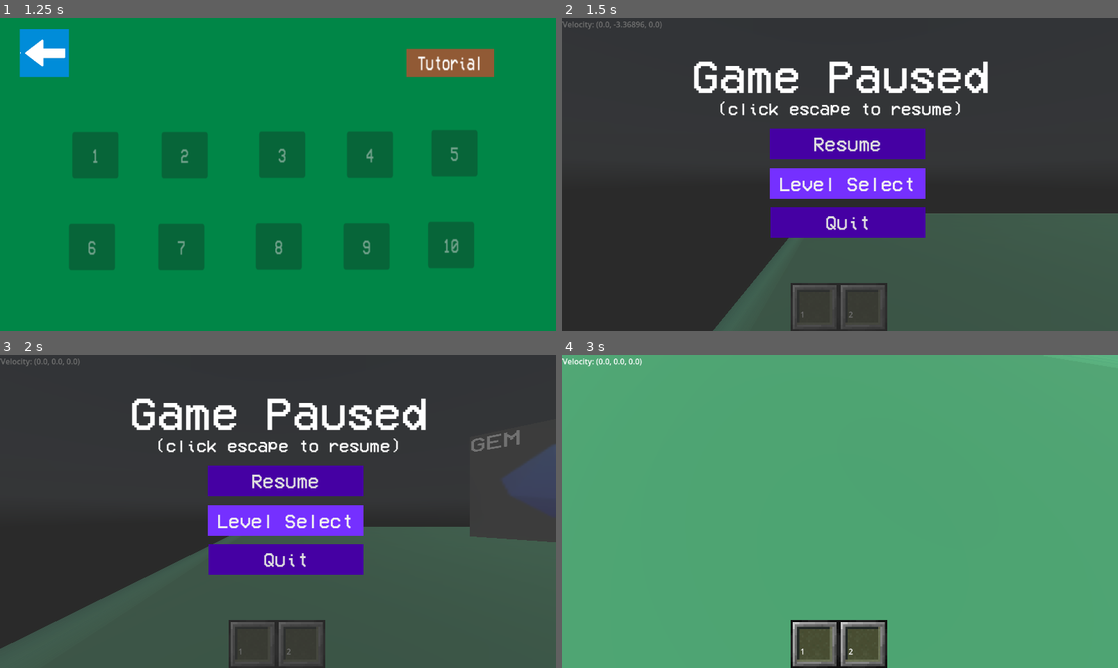
Above: before the commit, frames 1-4 (two rows, left to right).
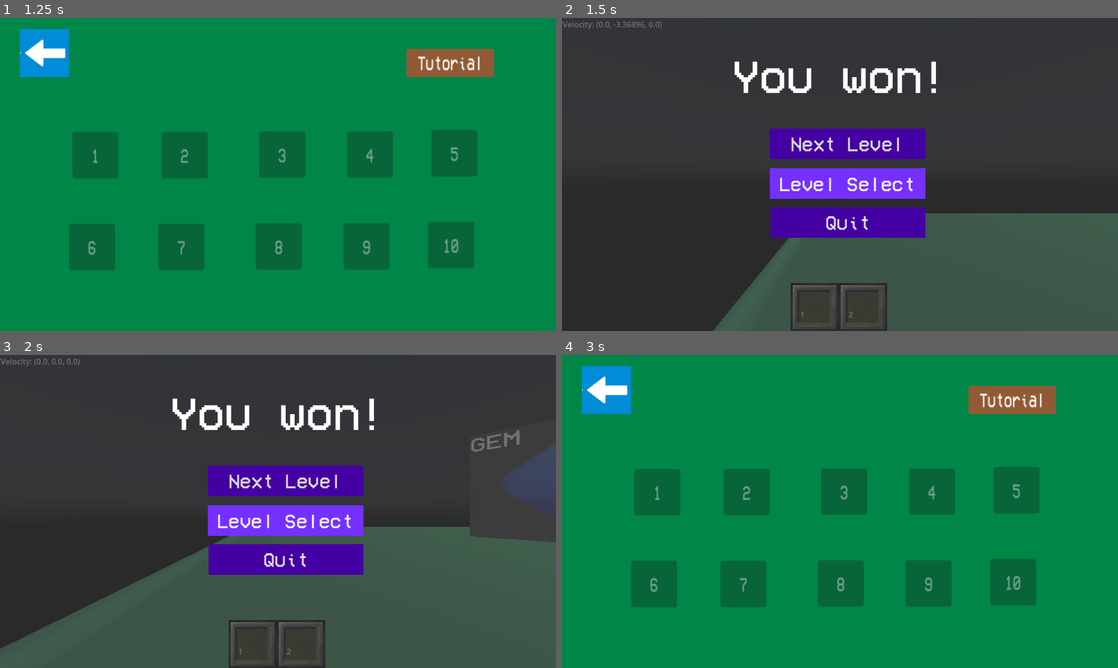
Above: after the commit, the same moments.

Repository: fowrr/ninja-game
Game: Godot game, scene res://main_scene.tscn
Same seed, same stepped clock (60 frames per second), same inputs: the game is played once before the commit and once after it. A sky picture missing from this copy of the repository is replaced by a grey-blue gradient.
Inputs (mouse positions are in pixels of both pictures, inside the frame that each line leads up to):
- Up to frame 1 (1.25 s): click "Level Select" at 0.5 s
- Up to frame 2 (1.5 s): click "Tutorial" at 1.25 s
- Up to frame 3 (2 s): no input
- Up to frame 4 (3 s): click "Resume" (after the commit: "Next Level") at 2 s; click (845, 520) at 2.75 s, where only the run after the commit has a clickable "Level Select"

Frame 1 is identical in both runs. In frame 2, 3.7% of the frame differs, in the area x 23-77%, y 13-43%; in frame 3, 3.7%; in frame 4, 100%, in the area x 0-100%, y 0-100%.
Error before the commit: Parse Error: Identifier "gem" not declared in the current scope. (res://gem_tutorial.gd:7)

Commit message:
win screen

Diff:
--- a/bean.gd
+++ b/bean.gd
@@ -38,10 +38,11 @@
 @onready var crosshair = $v/h/Camera3D/CanvasLayer/HBoxContainer/crosshair
 @onready var pausedScreen = $Control/pause
 @onready var dialogue = $Control/dialogueBox/dialogue
+@onready var winGUI = $Control/win
+@onready var winLabel = $Control/win/winLabel
 var plungerUse = 0
 var knifeUse = 0
 var paused = false
-var win = false
 # Called when the node enters the scene tree for the first time.
 func _ready():
 	crosshair.visible = false
@@ -87,11 +88,12 @@
 
 	if input == Vector2.ZERO and colliding == true:
 		max_speed = lerp(max_speed, 0.0, 0.1)
-	if Input.is_action_just_pressed("pause"):
-		if paused == true:
-			paused = false
-		elif paused == false:
-			paused = true
+	if Globals.win == false:
+		if Input.is_action_just_pressed("pause"):
+			if paused == true:
+				paused = false
+			elif paused == false:
+				paused = true
 
 	#To process my items and when i can use them and what not
 	if plungerUse == 0:
@@ -118,7 +120,9 @@
 		col()
 	elif knife.visible == true:
 		colK()
-
+	if Globals.win == true:
+		winGUI.visible = true
+		winLabel = "You passed" + str(Globals.level_passed) +("!")
 	#print(launchChain)
 	#print(rope_dir)
 
@@ -280,9 +284,3 @@
 
 func _on_resume_pressed():
 	paused = false
-
-
-
-func _on_body_entered(body):
-	if body.get_:
-		win = true
--- a/bean2.tscn
+++ b/bean2.tscn
@@ -98,6 +98,7 @@
 
 [node name="CanvasLayer" type="CanvasLayer" parent="v/h/Camera3D"]
 layer = 0
+visible = false
 
 [node name="HBoxContainer" type="HBoxContainer" parent="v/h/Camera3D/CanvasLayer"]
 anchors_preset = 8
@@ -121,6 +122,7 @@
 
 [node name="CanvasLayer2" type="CanvasLayer" parent="v/h/Camera3D"]
 layer = 0
+visible = false
 
 [node name="HBoxContainer" type="HBoxContainer" parent="v/h/Camera3D/CanvasLayer2"]
 anchors_preset = 8
@@ -153,6 +155,7 @@
 transform = Transform3D(1, 0, 0, 0, 1, 0, 0, 0, 1, 0.140992, 0.209254, 0)
 
 [node name="zoom" type="Control" parent="."]
+visible = false
 z_index = 6
 layout_mode = 3
 anchors_preset = 0
@@ -207,6 +210,7 @@
 script = ExtResource("1_sf2ci")
 
 [node name="pause" type="Control" parent="Control"]
+visible = false
 anchors_preset = 0
 offset_right = 40.0
 offset_bottom = 40.0
@@ -274,6 +278,88 @@
 script = ExtResource("11_1iu1m")
 
 [node name="Level" type="Button" parent="Control/pause"]
+z_index = 7
+z_as_relative = false
+material = SubResource("CanvasItemMaterial_ph5kl")
+layout_mode = 0
+offset_left = 428.704
+offset_top = 311.0
+offset_right = 751.704
+offset_bottom = 374.0
+theme_override_fonts/font = ExtResource("12_80owi")
+theme_override_font_sizes/font_size = 40
+theme_override_styles/normal = SubResource("StyleBoxFlat_y00lq")
+theme_override_styles/hover = SubResource("StyleBoxFlat_gargb")
+text = "Level Select"
+script = ExtResource("12_dkmfd")
+
+[node name="win" type="Control" parent="Control"]
+anchors_preset = 0
+offset_right = 40.0
+offset_bottom = 40.0
+
+[node name="ColorRect" type="ColorRect" parent="Control/win"]
+z_index = 3
+layout_mode = 0
+offset_right = 40.0
+offset_bottom = 40.0
+scale = Vector2(37.85, 74.75)
+color = Color(0.2, 0.2, 0.2, 0.698039)
+
+[node name="winLabel" type="Label" parent="Control/win"]
+z_index = 6
+layout_mode = 0
+offset_top = 74.3354
+offset_right = 1155.0
+offset_bottom = 162.335
+theme_override_fonts/font = ExtResource("12_80owi")
+theme_override_font_sizes/font_size = 96
+text = "You won!"
+horizontal_alignment = 1
+
+[node name="Label2" type="Label" parent="Control/win"]
+z_index = 6
+layout_mode = 0
+offset_left = -1.25989
+offset_top = 170.089
+offset_right = 1153.74
+offset_bottom = 258.089
+theme_override_fonts/font = ExtResource("12_80owi")
+theme_override_font_sizes/font_size = 36
+horizontal_alignment = 1
+
+[node name="Resume" type="Button" parent="Control/win"]
+z_index = 5
+z_as_relative = false
+material = SubResource("CanvasItemMaterial_ph5kl")
+layout_mode = 0
+offset_left = 430.0
+offset_top = 228.0
+offset_right = 752.0
+offset_bottom = 291.0
+theme_override_fonts/font = ExtResource("12_80owi")
+theme_override_font_sizes/font_size = 40
+theme_override_styles/normal = SubResource("StyleBoxFlat_y00lq")
+theme_override_styles/hover = SubResource("StyleBoxFlat_gargb")
+text = "Next Level"
+script = ExtResource("10_vqpbd")
+
+[node name="Quit" type="Button" parent="Control/win"]
+z_index = 5
+material = SubResource("CanvasItemMaterial_ph5kl")
+layout_mode = 0
+offset_left = 431.26
+offset_top = 390.53
+offset_right = 753.26
+offset_bottom = 453.53
+theme_override_fonts/font = ExtResource("12_80owi")
+theme_override_font_sizes/font_size = 40
+theme_override_styles/normal = SubResource("StyleBoxFlat_y00lq")
+theme_override_styles/hover = SubResource("StyleBoxFlat_gargb")
+text = "Quit"
+script = ExtResource("11_1iu1m")
+
+[node name="Level" type="Button" parent="Control/win"]
 z_index = 7
 z_as_relative = false
 material = SubResource("CanvasItemMaterial_ph5kl")
@@ -396,7 +482,6 @@
 [connection signal="Grapple1" from="." to="knifeController" method="_on_bean_grapple_1"]
 [connection signal="Knife1" from="." to="grappleController" method="_on_bean_knife_1"]
 [connection signal="Knife1" from="." to="knifeController" method="_on_bean_knife_1"]
-[connection signal="body_entered" from="." to="." method="_on_body_entered"]
 [connection signal="colF" from="." to="v/h/Camera3D/CanvasLayer/HBoxContainer/crosshair" method="_on_bean_col_f"]
 [connection signal="colF" from="." to="grappleController" method="_on_bean_col_f"]
 [connection signal="colT" from="." to="v/h/Camera3D/CanvasLayer/HBoxContainer/crosshair" method="_on_bean_col_t"]
@@ -404,6 +489,9 @@
 [connection signal="pressed" from="Control/pause/Resume" to="." method="_on_resume_pressed"]
 [connection signal="pressed" from="Control/pause/Quit" to="Control/pause/Quit" method="_on_pressed"]
 [connection signal="pressed" from="Control/pause/Level" to="Control/pause/Level" method="_on_pressed"]
+[connection signal="pressed" from="Control/win/Resume" to="." method="_on_resume_pressed"]
+[connection signal="pressed" from="Control/win/Quit" to="Control/win/Quit" method="_on_pressed"]
+[connection signal="pressed" from="Control/win/Level" to="Control/win/Level" method="_on_pressed"]
 [connection signal="launching" from="grappleController" to="." method="_on_grapple_controller_launching"]
 [connection signal="point" from="grappleController" to="." method="_on_grapple_controller_point"]
 [connection signal="retracted" from="grappleController" to="." method="_on_grapple_controller_retracted"]
--- a/gem_tutorial.gd
+++ b/gem_tutorial.gd
@@ -4,8 +4,15 @@
 # Called when the node enters the scene tree for the first time.
 func _ready():
 	pass # Replace with function body.
-	add_to_group(gem)
 
 # Called every frame. 'delta' is the elapsed time since the previous frame.
 func _process(delta):
 	pass
+
+
+func _on_body_entered(body):
+	if body.get_name() == "bean":
+		Globals.gem_0() #handles current level
+		#Globals.gem() #handles
+		Globals.win = true
+		queue_free()
--- a/globals.gd
+++ b/globals.gd
@@ -1,6 +1,9 @@
 extends Node
 
 @onready var current_level = 10
+@onready var level_passed = null
+
+var win = false
 # Called when the node enters the scene tree for the first time.
 func _ready():
 	pass
@@ -9,3 +12,6 @@
 # Called every frame. 'delta' is the elapsed time since the previous frame.
 func _process(delta):
 	pass
+
+func gem_0():
+	level_passed = 0
--- a/tutorial.tscn
+++ b/tutorial.tscn
@@ -162,10 +162,11 @@
 grow_vertical = 2
 theme_override_fonts/normal_font = ExtResource("8_ydvy0")
 theme_override_font_sizes/normal_font_size = 50
-text = "Welcome to Island Hopper. In this game, you must get gems that are located around various locations in each level."
+text = "Welcome to Island Hopper. In this game, you must get gems that are located around various locations in each level.
+SHIFT to sprint."
 
 [node name="SubViewport3" type="SubViewport" parent="."]
-size = Vector2i(1028, 1228)
+size = Vector2i(1400, 1050)
 
 [node name="Label" type="RichTextLabel" parent="SubViewport3"]
 clip_contents = false
@@ -180,9 +181,10 @@
 text = "[center]This is a grappler.  Grab it by walking into it.
 Use (W,S) or UP arrow and DOWN arrow keys to move while hooked.
 
-To hook, left-click on a GLOWING BLUE BOX. To unhook, let go of left-click.
+To hook, left-click on a GLOWING BLUE BOX. You must be in range of a GLOWING BLUE BOX to hook onto it. To unhook, let go of left-click.
 
 Keep holding down a key until you reach the peak of your swing before changing key direction. You can use your camera to swing aswell, just hold down your forward key and look around with your camera in the direction you want to go.
+
 Unhooking will also allow you to fling yourself.[/center]"
 
 [node name="SubViewport4" type="SubViewport" parent="."]
@@ -231,16 +233,16 @@
 size = Vector3(0.002, 9.14295, 4.95146)
 
 [node name="CSGBox3D5" type="Sprite3D" parent="."]
-transform = Transform3D(0.428289, 0, -0.903642, 0, 1, 0, 0.903642, 0, 0.428289, 10.9347, -1.27278, -10.3011)
-texture = SubResource("ViewportTexture_kixje")
+transform = Transform3D(0.428289, 0, -0.903642, 0, 1, 0, 0.903642, 0, 0.428289, 10.9347, -2.34854, -10.3011)
+texture = SubResource("ViewportTexture_6aw2c")
 
 [node name="CSGBox3D6" type="Sprite3D" parent="."]
 transform = Transform3D(-0.72818, 0, -0.685386, 0, 1, 0, 0.685386, 0, -0.72818, 10.9347, -3.61977, 11.0029)
-texture = SubResource("ViewportTexture_su27g")
+texture = SubResource("ViewportTexture_hkqxu")
 
 [node name="CSGBox3D7" type="Sprite3D" parent="."]
 transform = Transform3D(-0.724533, 0, -0.68924, 0, 1, 0, 0.68924, 0, -0.724533, 57.0128, -4.4761, 10.2592)
-texture = SubResource("ViewportTexture_6v714")
+texture = SubResource("ViewportTexture_5bmtt")
 
 [node name="arrow" parent="." instance=ExtResource("9_3g5m4")]
 transform = Transform3D(4.21899, 0, 2.2996, 0, 4.805, 0, -2.2996, 0, 4.21899, -8.38096, -8, 7.6067)
@@ -252,7 +254,7 @@
 [node name="target" parent="." instance=ExtResource("11_avpb1")]
 transform = Transform3D(1, 0, 0, 0, 1, 0, 0, 0, 1, 24.7755, -2.79054, 5.69495)
 
-[node name="gem_tutorial" type="Area3D" parent="." groups=["gem"]]
+[node name="gem_tutorial" type="Area3D" parent="."]
 script = ExtResource("13_pq2ok")
 
 [node name="jewel" parent="gem_tutorial" instance=ExtResource("14_100ps")]
@@ -266,6 +268,7 @@
 [connection signal="voidTutTrigger" from="bean" to="tutorial trigger" method="_on_bean_void_tut_trigger"]
 [connection signal="body_entered" from="void" to="bean" method="_on_void_body_entered"]
 [connection signal="targetHit" from="target" to="BoxGrapple/CSGBox3D" method="_on_target_target_hit"]
+[connection signal="body_entered" from="gem_tutorial" to="gem_tutorial" method="_on_body_entered"]
 
 [editable path="block-grass-large"]
 [editable path="block-grass-large2"]
Not shown: 1 places in tutorial.tscn that only renumber resources
